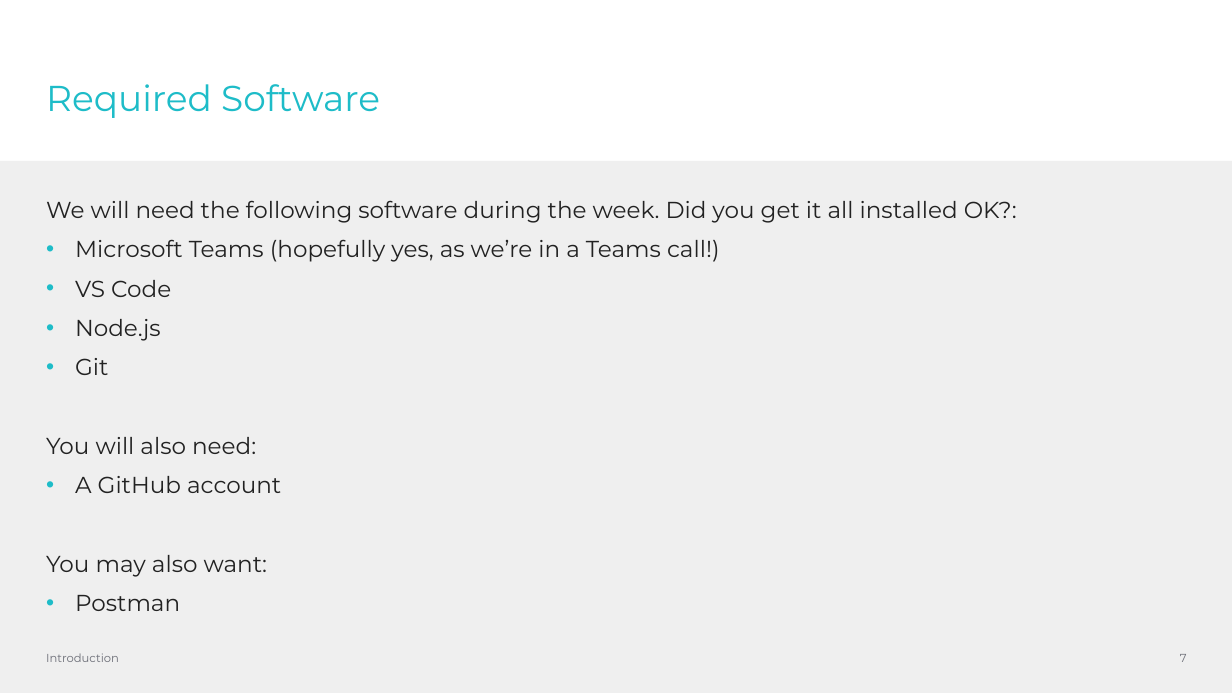
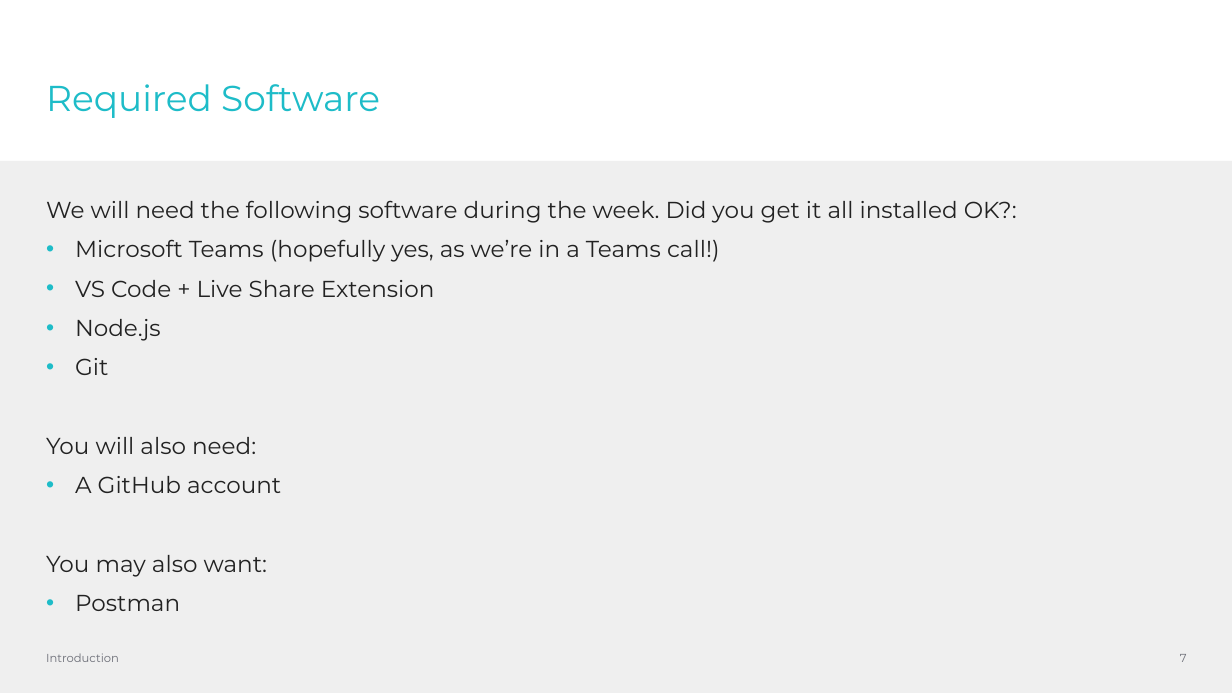
Before and after one commit to CarlyG55/Tetris-WorkExperience2022, a slide deck: slide 7 of presentations/intro.pptx. Drawn at 1232x693 pixels with LibreOffice and Linux fonts; fonts in the diff are those of the drawing; background and template pictures are left out. Boxes give left, top, right and bottom in pixels: in the first picture for what was removed or moved away, otherwise in the second. Text is boxed around its words. In the diff, an @@ line names an element or a change of style, - is before the commit and + after.

```diff
--- a/presentations/intro.pptx
+++ b/presentations/intro.pptx
@@ text at (x1=75, y1=280, x2=435, y2=297): text changed @@
-• VS Code
+• VS Code + Live Share Extension
```
Also in this commit, not shown: 7 other slides changed, 1 slide added, 2 other files.
